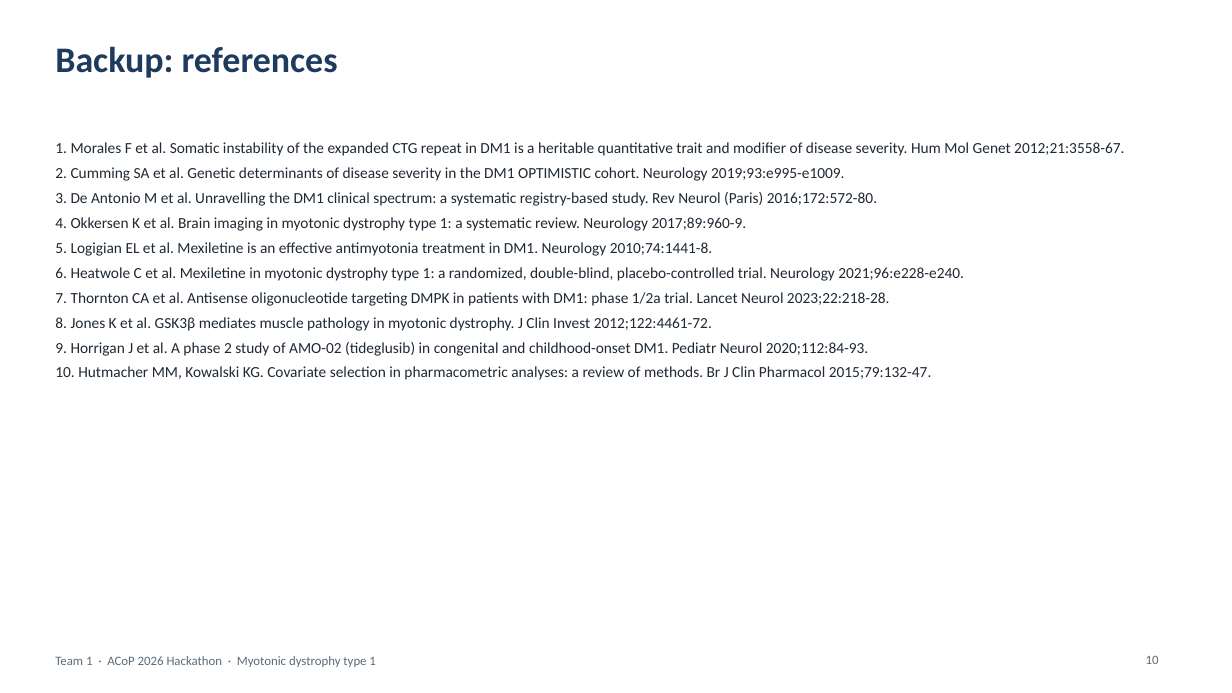
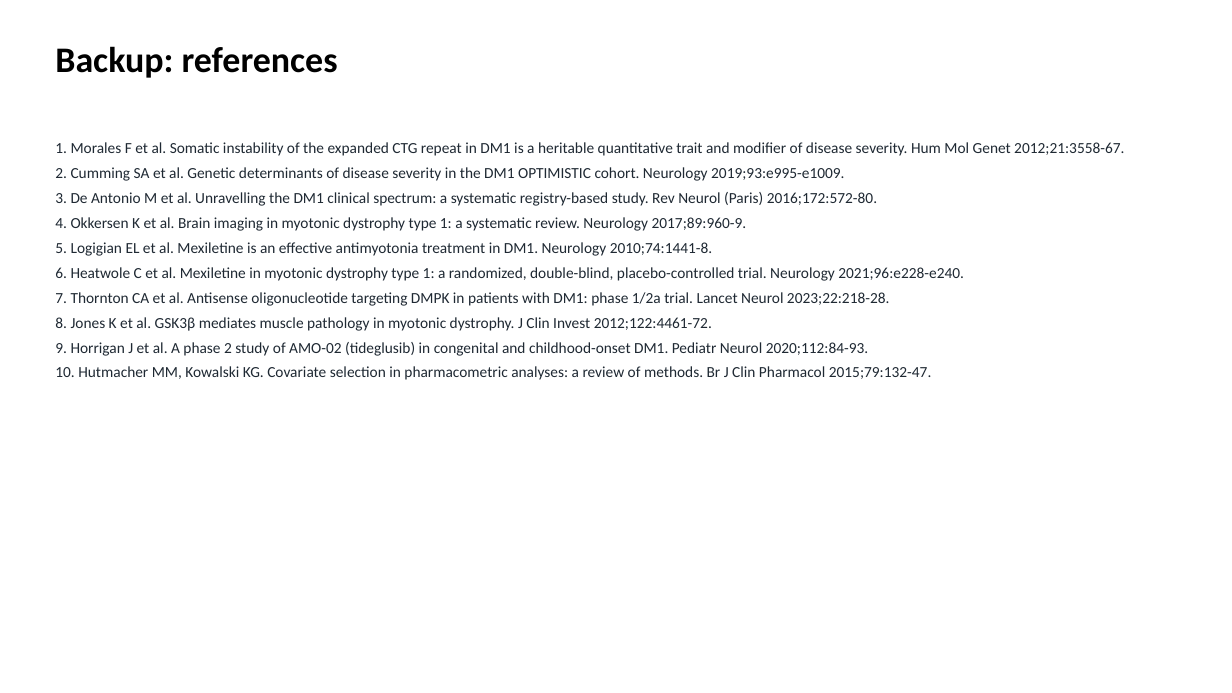
Before and after one commit to euibeom135-cell/acop2026-hackathon-team1, a slide deck: slide 10 of slides/Team1_DM1_slides.pptx. Drawn at 1232x693 pixels with LibreOffice and Linux fonts; fonts in the diff are those of the drawing. Boxes give left, top, right and bottom in pixels: in the first picture for what was removed or moved away, otherwise in the second. Text is boxed around its words. In the diff, an @@ line names an element or a change of style, - is before the commit and + after.

```diff
--- a/slides/Team1_DM1_slides.pptx
+++ b/slides/Team1_DM1_slides.pptx
@@ title "Backup: references" at box(55, 46, 338, 78): text colour #1E3A5F to #000000 @@
@@ text removed at box(55, 656, 375, 667) @@
-Team 1 · ACoP 2026 Hackathon · Myotonic dystrophy type 1
@@ page number removed at box(1146, 655, 1159, 664) @@
-10
```
Also in this commit, not shown: 9 other slides changed.
